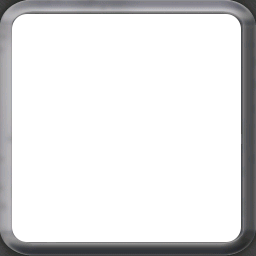
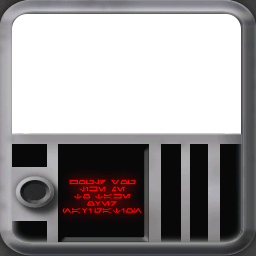
Layers edited between the first and the second 256×256 image:
added layer "Layer 1 copy 2" above "Layer 1 copy" over [11, 133, 242, 243]
hid "Layer 1 copy", painted on it over [11, 133, 242, 243]
